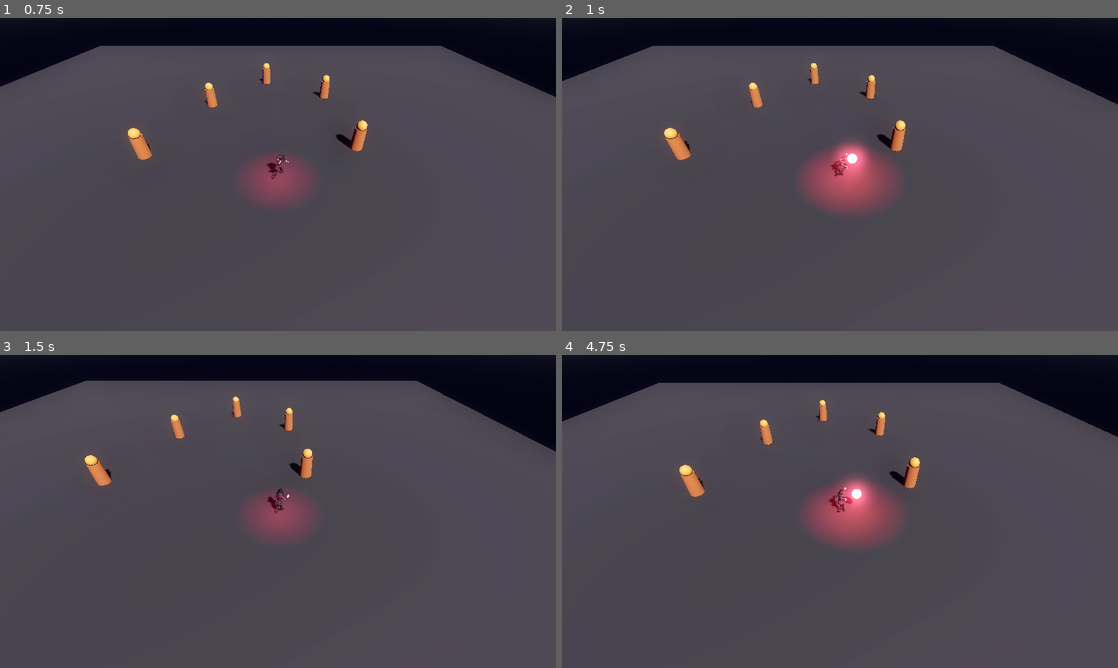
Above: before the commit, frames 1-4 (two rows, left to right).
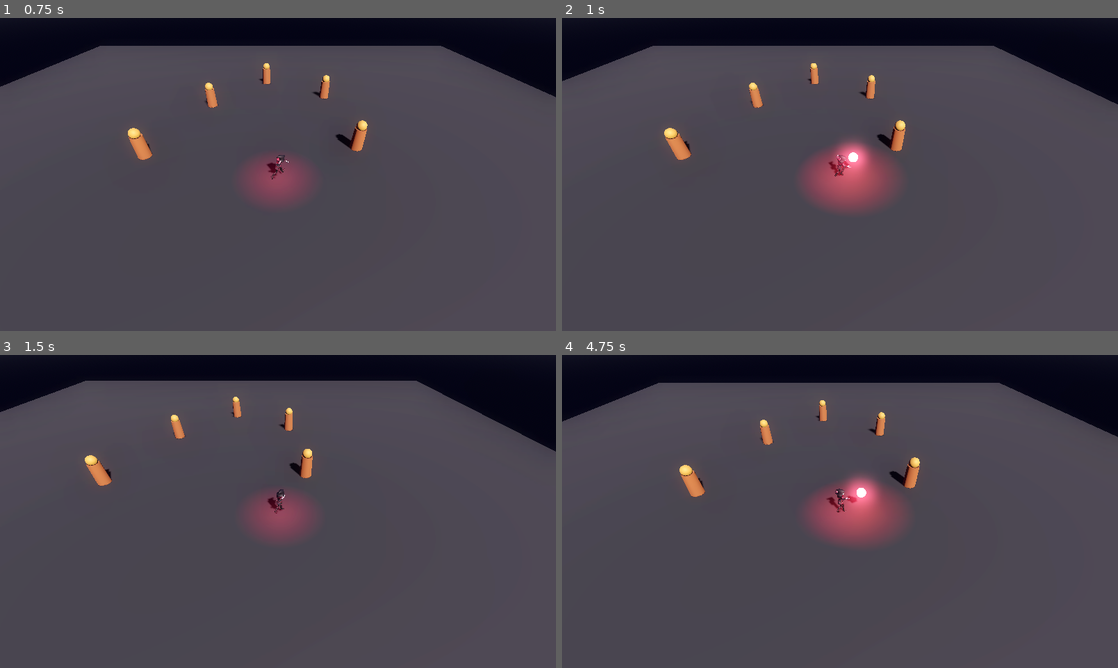
Above: after the commit, the same moments.

Repository: v-prokofev/MisterV
Game: Godot game, scene res://scenes/main.tscn
Two runs of this game, one before a commit and one after it. Both use one fixed random seed, a clock stepped at 60 frames per second and the inputs below.
Inputs (mouse positions are in pixels of both pictures, inside the frame that each line leads up to):
- Up to frame 1 (0.75 s): move the mouse to (400, 158) at 0.52 s; hold D (move_right) from 0.53 s (still down); click (400, 158) at 0.67 s
- Up to frame 2 (1 s): keep holding D (move_right)
- Up to frame 3 (1.5 s): move the mouse to (166, 527) at 1.27 s; release D (move_right) at 1.28 s; hold S (move_backward) from 1.28 s (still down); click (166, 527) at 1.42 s
- Up to frame 4 (4.75 s): move the mouse to (895, 442) at 2.02 s; release S (move_backward) at 2.03 s; hold D (move_right) 2.03-2.78 s; click (895, 442) at 2.17 s; move the mouse to (812, 574) at 2.77 s; hold W (move_forward) 2.78-3.53 s; click (812, 574) at 2.92 s; move the mouse to (1006, 558) at 3.52 s; hold A (move_left) from 3.53 s (still down); click (1006, 558) at 3.67 s; move the mouse to (673, 464) at 4.27 s; click (673, 464) at 4.42 s

Frame 1 is identical in both runs. In frame 2, less than 0.1% of the frame differs, in the area x 48-54%, y 42-50%; in frame 3, less than 0.1%; in frame 4, 0.4%, in the area x 47-58%, y 39-50%.

Commit message:
Fix attack animation cutoff and add smooth mouse scroll wheel camera zoom

Diff:
--- a/src/scripts/player.gd
+++ b/src/scripts/player.gd
@@ -4,6 +4,12 @@
 @export var attack_range: float = 25.0
 @export var attack_cooldown: float = 0.75
 @export var magic_sphere_scene: PackedScene = preload("res://scenes/magic_sphere.tscn")
+
+# Camera Zoom Parameters
+@export var min_fov: float = 30.0
+@export var max_fov: float = 90.0
+@export var zoom_speed: float = 5.0
+var target_fov: float = 70.0
 
 @onready var visuals: Node3D = $Visuals
 @onready var vampire_model: Node3D = $Visuals/VampireModel
@@ -25,6 +31,14 @@
 	_setup_character_texture()
 	_setup_animation_library()
 	_setup_animation_tree()
+
+func _unhandled_input(event: InputEvent) -> void:
+	# Mouse scroll wheel camera zoom
+	if event is InputEventMouseButton and event.pressed:
+		if event.button_index == MOUSE_BUTTON_WHEEL_UP:
+			target_fov = clamp(target_fov - zoom_speed, min_fov, max_fov)
+		elif event.button_index == MOUSE_BUTTON_WHEEL_DOWN:
+			target_fov = clamp(target_fov + zoom_speed, min_fov, max_fov)
 
 func _setup_character_texture() -> void:
 	if not vampire_model:
@@ -111,7 +125,6 @@
 
 	blend_tree.add_node("locomotion", trans)
 
-	# Add animation nodes for locomotion
 	var anim_names = ["idle", "run_forward", "run_back", "run_left", "run_right"]
 	for i in range(anim_names.size()):
 		var node_name = "anim_" + anim_names[i]
@@ -120,7 +133,7 @@
 		blend_tree.add_node(node_name, anim_node)
 		blend_tree.connect_node("locomotion", i, node_name)
 
-	# 2. Attack Animation & Speed Node
+	# 2. Attack Animation & Speed Node (3.2x speed for complete 0.71s duration within 0.75s cooldown)
 	var attack_node = AnimationNodeAnimation.new()
 	attack_node.animation = "attack"
 	blend_tree.add_node("attack_anim", attack_node)
@@ -131,8 +144,8 @@
 
 	# 3. OneShot Upper Body Overlay Node
 	var oneshot = AnimationNodeOneShot.new()
-	oneshot.fadein_time = 0.08
-	oneshot.fadeout_time = 0.12
+	oneshot.fadein_time = 0.05
+	oneshot.fadeout_time = 0.1
 	oneshot.filter_enabled = true
 
 	var upper_body_paths = [
@@ -167,17 +180,20 @@
 
 	blend_tree.add_node("attack_shot", oneshot)
 
-	# Connect locomotion -> slot 0 (base), attack_speed -> slot 1 (overlay)
 	blend_tree.connect_node("attack_shot", 0, "locomotion")
 	blend_tree.connect_node("attack_shot", 1, "attack_speed")
 	blend_tree.connect_node("output", 0, "attack_shot")
 
 	anim_tree.tree_root = blend_tree
 	anim_tree.active = true
-	anim_tree.set("parameters/attack_speed/scale", 2.2)
+	anim_tree.set("parameters/attack_speed/scale", 3.2)
 	print("AnimationTree successfully set up for dual-layer blending!")
 
 func _physics_process(delta: float) -> void:
+	# 0. Smooth Camera Zoom FOV
+	if camera:
+		camera.fov = lerp(camera.fov, target_fov, delta * 10.0)
+
 	# 1. Handle Movement Input
 	var input_dir := Vector2.ZERO
 	if Input.is_action_pressed("move_right"):
@@ -231,7 +247,7 @@
 	visuals.rotation.z = lerp(visuals.rotation.z, -relative_move_dir.x * 0.12, delta * 10.0)
 	visuals.rotation.x = lerp(visuals.rotation.x, relative_move_dir.y * 0.08, delta * 10.0)
 
-	# 5. Update Locomotion State (Legs ALWAYS run locomotion!)
+	# 5. Update Locomotion State
 	_update_locomotion()
 
 	# 6. Automatic Spell Casting
@@ -263,8 +279,8 @@
 	if anim_tree:
 		anim_tree.set("parameters/attack_shot/request", AnimationNodeOneShot.ONE_SHOT_REQUEST_FIRE)
 
-	# Wait for cast gesture completion (fireball detaches right as hand thrusts forward)
-	await get_tree().create_timer(0.24).timeout
+	# Wait for forward hand extension (0.22s at 3.2x speed)
+	await get_tree().create_timer(0.22).timeout
 
 	if is_instance_valid(current_target):
 		_spawn_magic_sphere()
